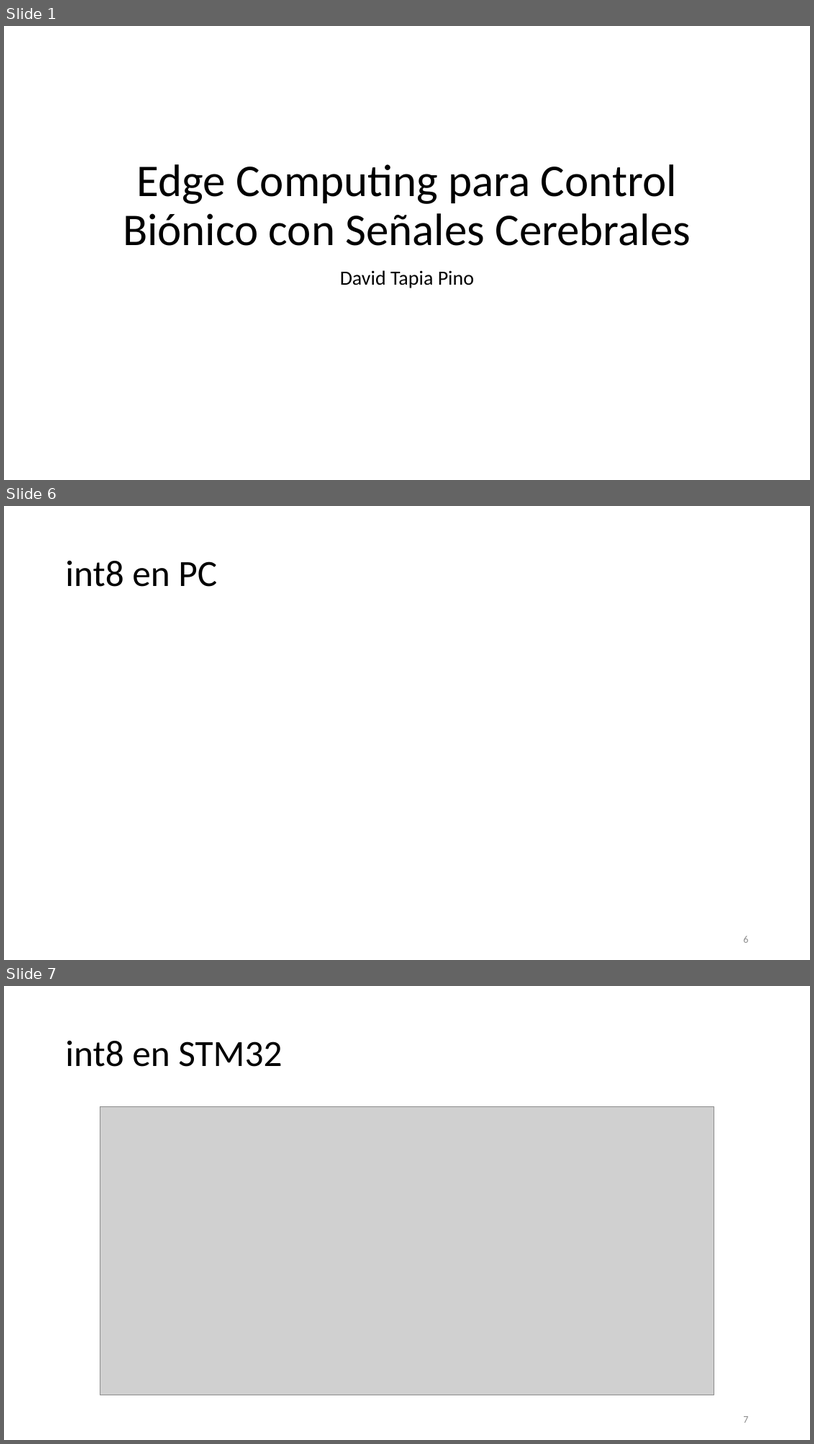
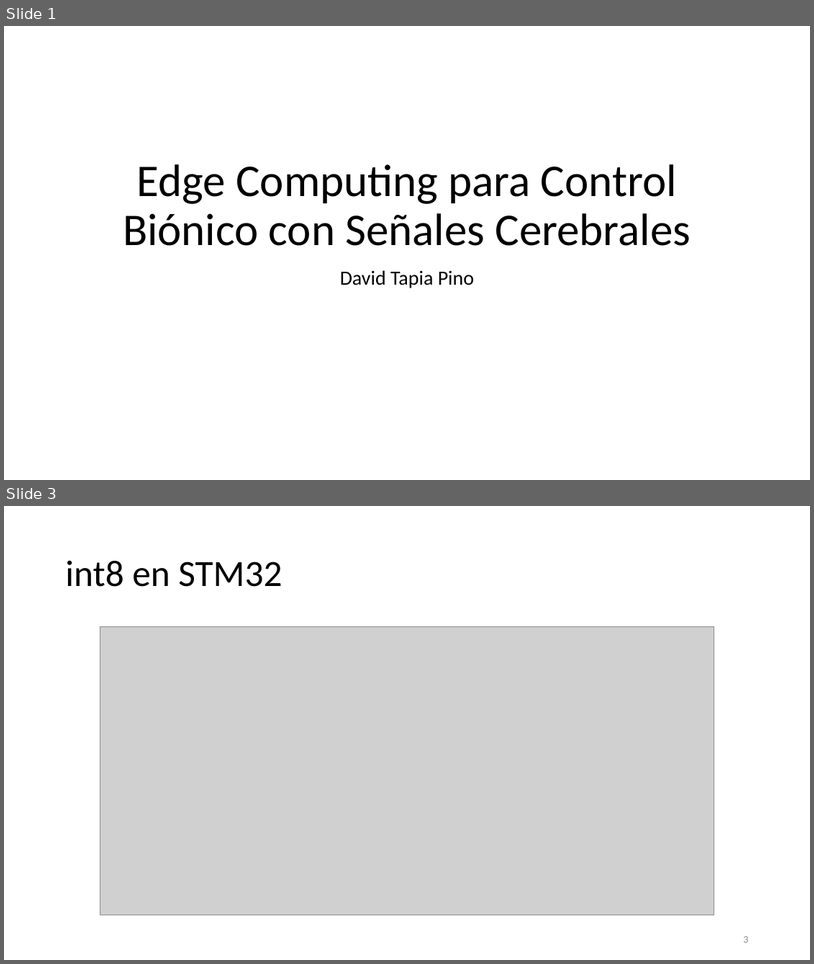
Before and after one commit to Daivd093/EdgeAI4BionicControl, a slide deck: Edge Computing para Control Biónico con Señales Cerebrales.pptx. Shown one above the other, each under a label of ours: slides 1, 6 and 7 before the commit, slides 1 and 3 after it; the slides between them are not shown. The pictures are 814x1444 and 814x964 pixels, drawn with LibreOffice and Linux fonts; fonts in the diff are those of the drawing; grey boxes stand for pictures. Boxes give left, top, right and bottom in pixels: in the first picture for what was removed or moved away, otherwise in the second. Text is boxed around its words. In the diff, an @@ line names an element or a change of style, - is before the commit and + after.

```diff
--- a/Edge Computing para Control Biónico con Señales Cerebrales.pptx
+++ b/Edge Computing para Control Biónico con Señales Cerebrales.pptx
@@ slide 6 removed at bbox=[4, 506, 810, 960], background #FFFFFF @@
@@ title removed at bbox=[65, 560, 217, 587] @@
-int8 en PC
@@ page number removed at bbox=[743, 936, 748, 942] @@
-6
@@ what was slide 7 is now slide 3 @@
@@ page number at bbox=[743, 936, 748, 942]: text changed @@
-7
+3
```
Also in this commit, not shown: 5 slides added, 7 other slides removed, 5 other files.
